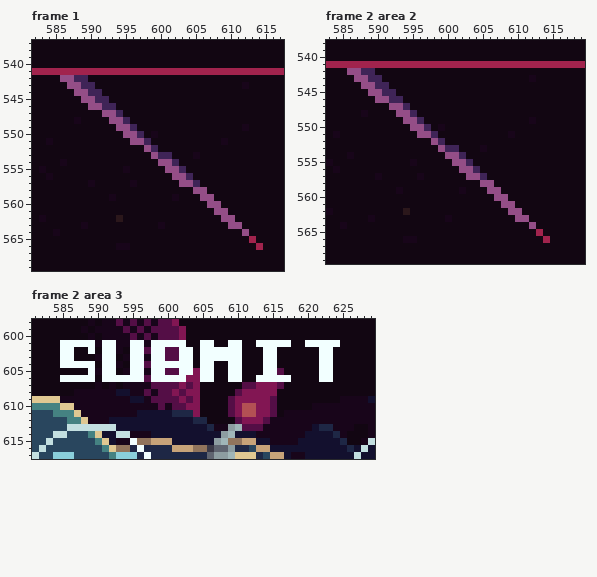
Pixel-art file, stored at raw assets/sketch.ase. This is how it looked before the edit.
1280x720 pixels, 2 frames. Shown: frame 1: x 582..617, y 537..569; frame 2 area 2: x 583..619, y 538..569; frame 2 area 3: x 581..629, y 598..617. The commit also changed other frames or places, which this record leaves out.
After the commit:
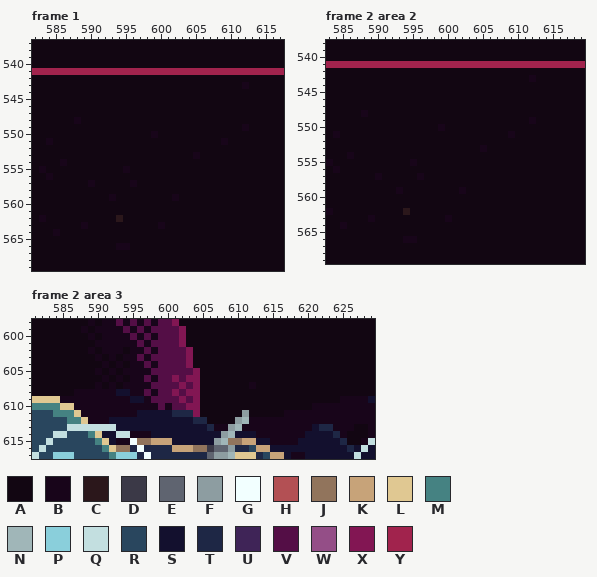
Palette (. is transparent): A #120612  B #18051a  C #2b171b  D #3b3947  E #5f6470  F #8d9da1  G #f2ffff  H #b35054  J #91745c  K #c7a379  L #e0c892  M #458282  N #a0b6b8  P #8acfdb  Q #c3dfe0  R #29465e  S #13102e  T #1e2745  U #3f2457  V #540e46  W #944e87  X #821653  Y #a1234d
Diff:
layer "enemies" now hidden
layer "GUI" now hidden
Changed rows in their new state; - is an unchanged pixel.
Frame 1:
first column x 586:
542 AAAA-------------------------
543 -AAAA------------------------
544 --AAAA-----------------------
545 ---AAAA----------------------
546 ----AAAA---------------------
547 ------AAA--------------------
548 -------AAA-------------------
549 --------AAA------------------
550 ---------AAA-----------------
551 ----------AAA----------------
552 ------------AA---------------
553 -------------AAA-------------
554 --------------AAA------------
555 ---------------AAA-----------
556 ----------------AAA----------
557 -----------------AAA---------
558 -------------------AA--------
559 --------------------AA-------
560 ---------------------AA------
561 ----------------------AA-----
562 -----------------------AA----
563 ------------------------AA---
564 --------------------------A--
565 ---------------------------A-
566 ----------------------------A
Frame 2 area 2: the same change as frame 1
Frame 2 area 3:
first column x 585:
601 AAAAA-BB--BV-VVVVX--AA--AA--AAAAA--AAAAA
602 AA--B-BB--BB-BV--VX-AAAAAA---AA------AA-
603 AA----AB--BV-VV--VX-AAAAAA---AA------AA-
604 AAAAA-BA--BB-BVVVVX-AA--AA---AA------AA-
605 ----A-AB--BB-VV--VV-AA--AA---AAA-----AA-
606 AAAAA-BABABB-BVVXV--AA--AA--AAAAA----AA-
607 --------------------------ABAAAA--------
608 -------------------------AAAAAA---------
609 ------------------------AAAAAAA---------
610 ------------------------AAAAAAA---------
611 ------------------------AAFAAAA---------
612 -------------------------FNBBB----------
613 --------------------------BBB-----------
Where, in picture pixels (left, top, right, bottom), the same in both pictures:
changed: (60, 75, 263, 250)
changed: (347, 68, 550, 243)
changed: (60, 340, 340, 431)
